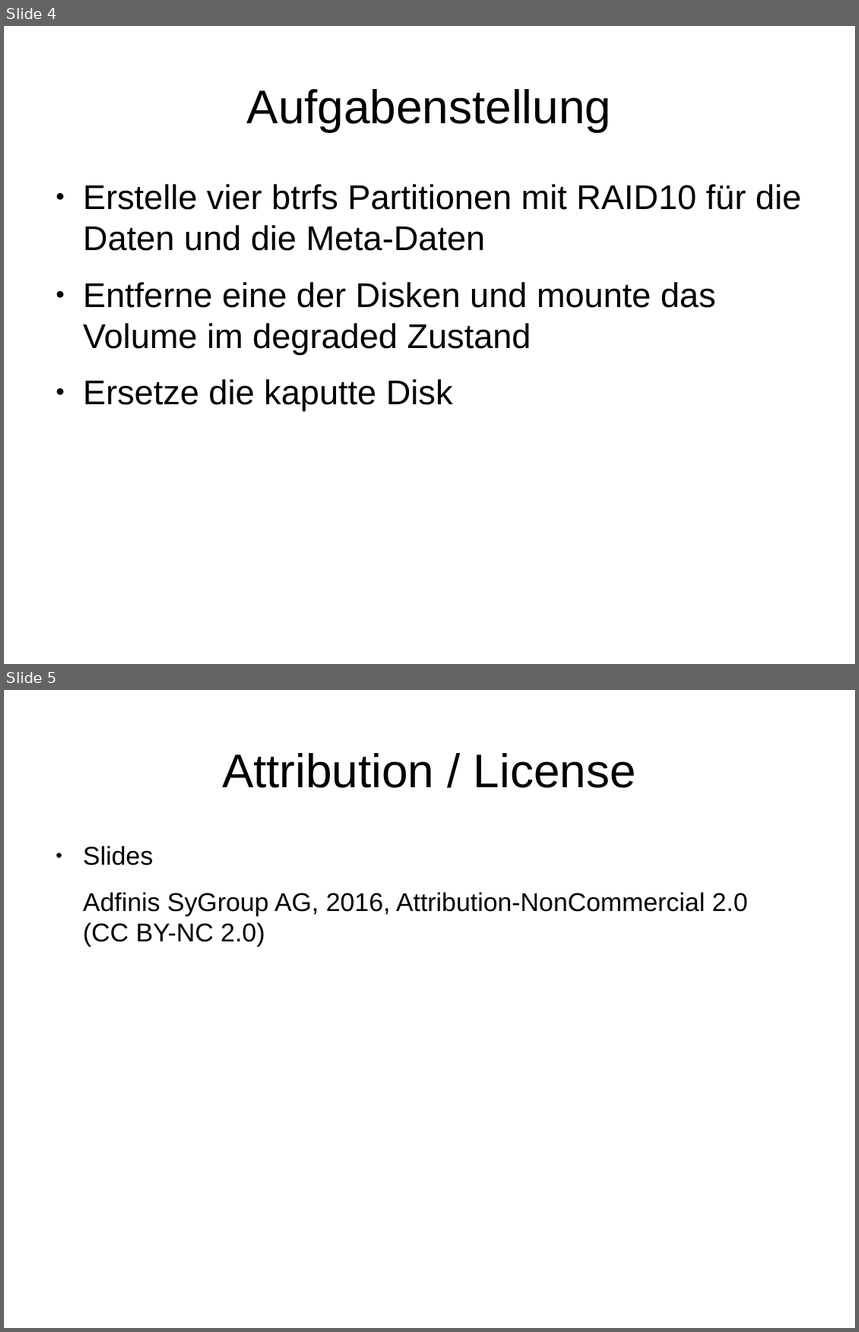
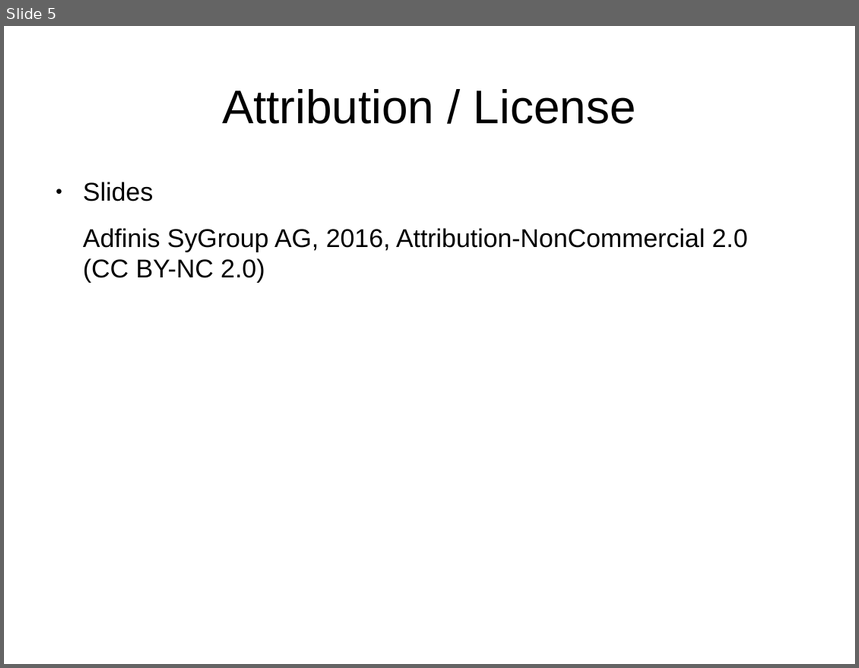
Before and after one commit to adfinis/adsy-trainings, a slide deck: SSA_SUSE-System-Administration/1006_snapper/modul_snapper_1006_03_handson.odp. Shown one above the other, each under a label of ours: slides 4 and 5 before the commit, slide 5 after it. The pictures are 859x1332 and 859x668 pixels, drawn with LibreOffice and Linux fonts; fonts in the diff are those of the drawing. Boxes give left, top, right and bottom in pixels: in the first picture for what was removed or moved away, otherwise in the second. Text is boxed around its words. In the diff, an @@ line names an element or a change of style, - is before the commit and + after.

```diff
--- a/SSA_SUSE-System-Administration/1006_snapper/modul_snapper_1006_03_handson.odp
+++ b/SSA_SUSE-System-Administration/1006_snapper/modul_snapper_1006_03_handson.odp
@@ slide 4 removed at [4,26,855,664], background #FFFFFF @@
@@ title removed at [247,89,611,132] @@
-Aufgabenstellung
@@ text removed at [83,184,801,411] @@
-● Erstelle vier btrfs Partitionen mit RAID10 für die Daten und die Meta-Daten
-● Entferne eine der Disken und mounte das Volume im degraded Zustand
-● Ersetze die kaputte Disk
```
Also in this commit, not shown: 2 slides changed, 2 slides added, 1 other slide removed, 2 other files.
